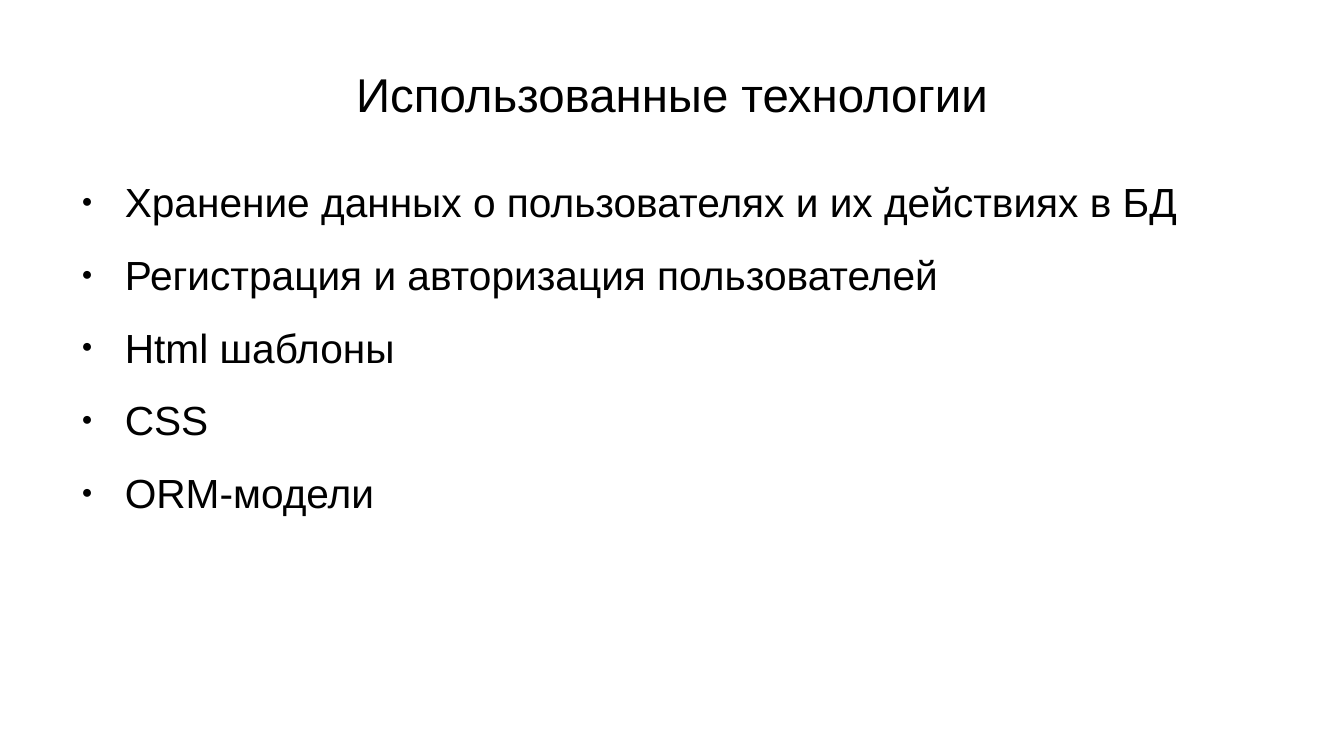
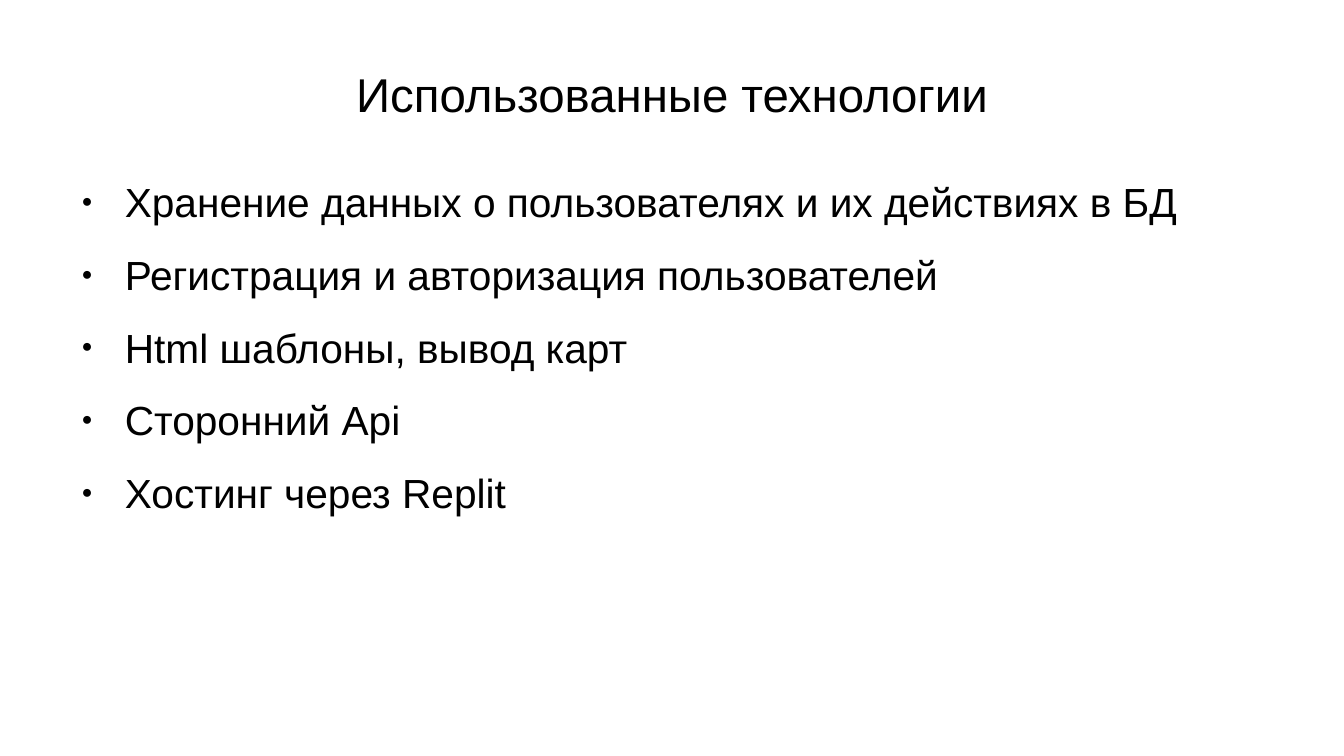
Before and after one commit to GrigoriyBobkov/WEB-project, a slide deck: slide 4 of doc/Презентация WEB.pptx. Drawn at 1344x756 pixels with LibreOffice and Linux fonts; fonts in the diff are those of the drawing. Boxes give left, top, right and bottom in pixels: in the first picture for what was removed or moved away, otherwise in the second. Text is boxed around its words. In the diff, an @@ line names an element or a change of style, - is before the commit and + after.

```diff
--- a/doc/Презентация WEB.pptx
+++ b/doc/Презентация WEB.pptx
@@ text at [125, 333, 628, 516]: text changed @@
-● Html шаблоны
-● CSS
-● ORM-модели
+● Html шаблоны, вывод карт
+● Сторонний Аpi
+● Хостинг через Replit
```
Also in this commit, not shown: 3 other slides changed, 1 slide added, 1 slide removed, 2 other files.
